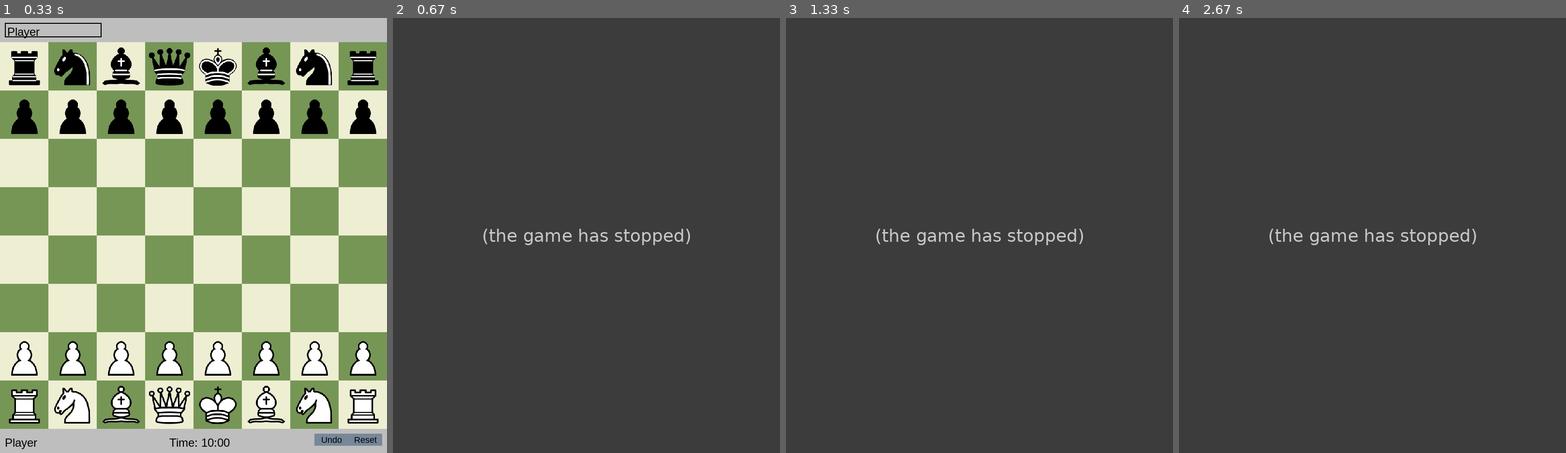
Above: before the commit, frames 1-4 (left to right).
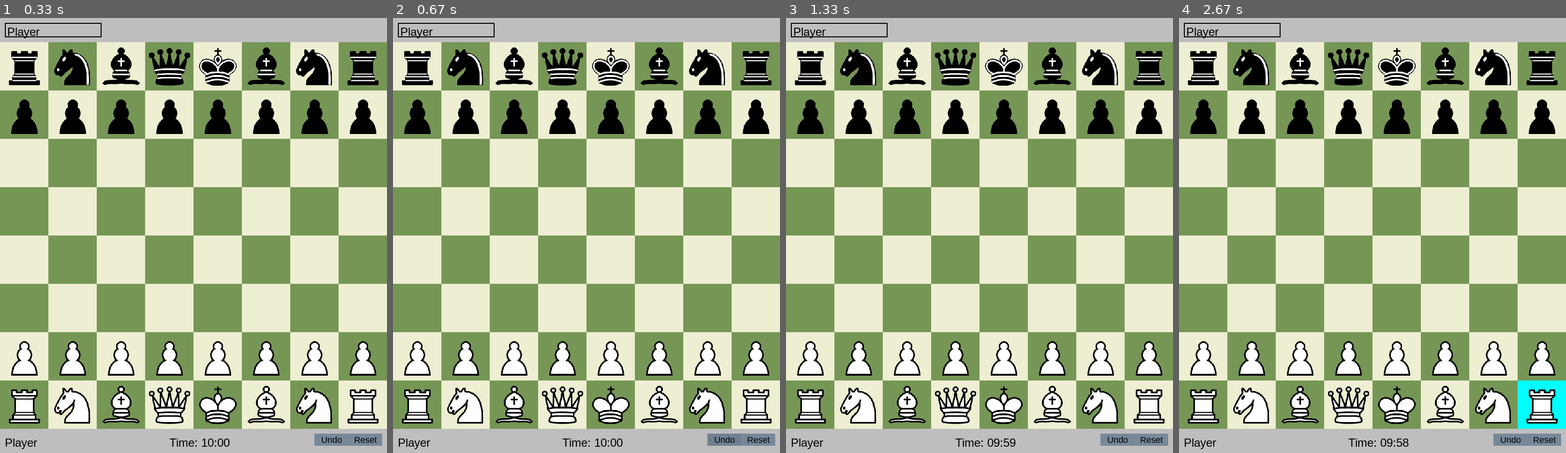
Above: after the commit, the same moments.

Repository: NicholasPaulick/Chess-COSC3100
Game: pygame game, started from main.py
Two runs of this game, one before a commit and one after it. Both use one fixed random seed, a clock stepped at 60 frames per second and the inputs below.
Inputs (mouse positions are in pixels of both pictures, inside the frame that each line leads up to):
- Up to frame 1 (0.33 s): no input
- Up to frame 2 (0.67 s): click "Undo" at 0.38 s
- Up to frame 3 (1.33 s): click (1018, 331) at 0.72 s; click (859, 170) at 1.05 s
- Up to frame 4 (2.67 s): click (1271, 74) at 1.38 s; click "Computer - Medium" at 1.72 s; click "Player" at 2.05 s; click (1519, 400) at 2.38 s

Frame 1 is identical in both runs. In frame 2, 100% of the frame differs, in the area x 0-100%, y 0-100%; in frame 3, 100%; in frame 4, 100%.
Error before the commit: TypeError: cannot unpack non-iterable NoneType object (game_manager.py line 175); the game stopped at 0.38 s (later frames are placeholders)

Commit message:
Updated piece handeling
Updated piece position storage
Updated evaluation function
Improved Negamax function
Removed redundant code

Diff:
--- a/chess_pieces.py
+++ b/chess_pieces.py
@@ -1,9 +1,8 @@
 import pygame
-
 
 class ChessPiece:
     def __init__(self, position, color):
-        self.position = position  # Position is now used for initial setup only
+        self.position = position
         self.color = color
         self.image = None
         self.size = 100  # Size for the pieces
@@ -13,32 +12,40 @@
             resized_image = pygame.transform.scale(self.image, (self.size, self.size))
             screen.blit(resized_image, (x, y + offset_y))  # Apply offset_y here
 
+    def move(self, new_position):
+        self.position = new_position
+
 
 class Pawn(ChessPiece):
     def __init__(self, position, color):
         super().__init__(position, color)
         self.image = pygame.image.load(f'images/{color}-pawn.png')
 
+
 class King(ChessPiece):
     def __init__(self, position, color):
         super().__init__(position, color)
         self.image = pygame.image.load(f'images/{color}-king.png')
+
 
 class Queen(ChessPiece):
     def __init__(self, position, color):
         super().__init__(position, color)
         self.image = pygame.image.load(f'images/{color}-queen.png')
 
+
 class Bishop(ChessPiece):
     def __init__(self, position, color):
         super().__init__(position, color)
         self.image = pygame.image.load(f'images/{color}-bishop.png')
+
 
 class Knight(ChessPiece):
     def __init__(self, position, color):
         super().__init__(position, color)
         self.image = pygame.image.load(f'images/{color}-knight.png')
 
+
 class Rook(ChessPiece):
     def __init__(self, position, color):
         super().__init__(position, color)
--- a/game_manager.py
+++ b/game_manager.py
@@ -1,7 +1,6 @@
 import pygame
 from chess_pieces import Pawn, King, Queen, Bishop, Knight, Rook
 from move_generator import MoveGenerator
-import random
 
 class GameManager:
     def __init__(self, chess_board):
@@ -18,8 +17,6 @@
         # Initialize the timer
         self.total_time = 600  # Total time for the game in seconds (e.g., 10 minutes)
         self.start_ticks = pygame.time.get_ticks()  # Starting tick for the timer
-
-        self.setup_board()
 
     def setup_board(self):
         # Place black pieces
@@ -115,7 +112,7 @@
         # Execute the move
         self.board[start_pos[0]][start_pos[1]] = None  # Clear the start position
         self.board[row][col] = moving_piece  # Place the piece at the new position
-        moving_piece.position = (row, col)  # Update the piece's position attribute
+        moving_piece.move((row, col))  # Update the piece's position using the move method
 
         # Handle special moves (e.g., capturing, en passant, promotion) here
         # Check for pawn promotion
@@ -167,7 +164,7 @@
 
 
     def undo_move(self):
-        if not self.move_history:
+        if self.move_history[len(self.move_history)-1] == None:
             # No moves to undo
             return False  # Indicate that no move was undone
 
@@ -190,46 +187,15 @@
         return True  # Indicate that a move was successfully undone
 
     def get_valid_moves(self, piece, last_move):
-        if isinstance(piece, Pawn):
-            moves = self.move_generator._pawn_moves(piece, last_move=(self.move_history[len(self.move_history)-1]))
-        elif isinstance(piece, Rook):
-            moves = self.move_generator._rook_moves(piece)
-        elif isinstance(piece, Knight):
-            moves = self.move_generator._knight_moves(piece)
-        elif isinstance(piece, Bishop):
-            moves = self.move_generator._bishop_moves(piece)
-        elif isinstance(piece, Queen):
-            moves = self.move_generator._queen_moves(piece)
-        elif isinstance(piece, King):
-            moves = self.move_generator._king_moves(piece)
-        else:
-            moves = []
+        moves = self.get_moves(piece, last_move)
         valid_moves = []
-        for each in moves:
-            original_pos = piece.position
-            self.execute_move(piece, each)
+        for move in moves:
+            self.move_piece(move[0], move[1], piece)
             if not self.is_check(piece.color):
-                valid_moves.append(each)
+                valid_moves.append(move)
             self.undo_move()
+        self.selected_piece = piece
         return valid_moves
-
-    def execute_move(self, piece, target_pos):
-        # Save the current state before making the move
-        original_pos = piece.position
-        # Update the board: Remove the piece from its original position
-        self.board[original_pos[0]][original_pos[1]] = None
-        # Capture any piece at the target position (if any)
-        captured_piece = self.board[target_pos[0]][target_pos[1]]
-        # Place the piece at the new position
-        self.board[target_pos[0]][target_pos[1]] = piece
-        # Update the piece's position
-        piece.position = target_pos
-        # Record the move (optional, for undo functionality or history)
-        self.move_history.append((piece, original_pos, target_pos, captured_piece, self.turn))
-
-        # Switch turns
-        self.turn = 'black' if self.turn == 'white' else 'white'
-        return captured_piece
 
     def is_check(self, color):
         """
@@ -241,7 +207,7 @@
 
         opponent_color = 'white' if color == 'black' else 'black'
         opponent_moves = self.get_all_possible_moves(opponent_color)
-        for _, move in opponent_moves:
+        for move in opponent_moves:
             if move == king_position:
                 return True
         return False
@@ -282,26 +248,15 @@
             for col in range(8):
                 piece = self.board[row][col]
                 if piece and piece.color == color:
-                    moves = self.get_moves(piece, None)  # Pass None for last_move
-                    for move in moves:
-                        all_moves.append((piece, move))
+                    moves = self.get_moves(piece, self.move_history[-1])
+                    all_moves.extend(moves)
         return all_moves
 
     def get_moves(self, piece, last_move):
         if isinstance(piece, Pawn):
-            return self.move_generator._pawn_moves(piece, last_move)
-        elif isinstance(piece, Rook):
-            return self.move_generator._rook_moves(piece)
-        elif isinstance(piece, Knight):
-            return self.move_generator._knight_moves(piece)
-        elif isinstance(piece, Bishop):
-            return self.move_generator._bishop_moves(piece)
-        elif isinstance(piece, Queen):
-            return self.move_generator._queen_moves(piece)
-        elif isinstance(piece, King):
-            return self.move_generator._king_moves(piece)
+            return self.move_generator.move_tables[type(piece)](piece, last_move)
         else:
-            return []
+            return self.move_generator.move_tables[type(piece)](piece)
 
     def evaluate_board(self):
         piece_values = {'Pawn': 1, 'Knight': 3, 'Bishop': 3, 'Rook': 5, 'Queen': 9, 'King': 0}
@@ -311,6 +266,15 @@
                 if piece is not None:
                     sign = 1 if piece.color == 'white' else -1
                     board_value += piece_values[type(piece).__name__] * sign
+        if (self.is_checkmate('black')):
+            board_value += 35
+        elif (self.is_checkmate('white')):
+            board_value -= 35
+        else:
+            if (self.is_check('black')):
+                board_value += 2
+            elif (self.is_check('white')):
+                board_value -= 2
         return board_value
 
     def promote_pawn(self, pawn, promotion_piece):
--- a/main.py
+++ b/main.py
@@ -69,12 +69,12 @@
             elif not dropdown.show_options:
                 adjusted_click_pos = (event.pos[0], event.pos[1])
                 game_manager.handle_board_click(adjusted_click_pos, offset_y=top_bar_height)
-    if game_manager.is_check('white'):
-        print("checked")
-    if (game_manager.is_checkmate('white')):
-        print("black mated white")
-    elif (game_manager.is_checkmate('black')):
-        print("white mated black")
+    #if game_manager.is_check('white'):
+    #    print("checked")
+    #if (game_manager.is_checkmate('white')):
+    #    print("black mated white")
+    #elif (game_manager.is_checkmate('black')):
+    #    print("white mated black")
 
     if game_manager.turn == 'black' and dropdown.selected_option.startswith("Computer"):
         # Call the negamax function to get the best move
@@ -84,7 +84,7 @@
         result = game_manager.move_generator.negamax(game_manager, depth, alpha, beta, -1)
         print(f"Selected {result}")
         if isinstance(result, tuple):
-            best_move, _ = result
+            _, best_move = result
             piece, target_pos = best_move
             game_manager.move_piece(target_pos[0], target_pos[1], piece)
 
--- a/move_generator.py
+++ b/move_generator.py
@@ -1,85 +1,50 @@
 from chess_pieces import Pawn, Rook, Knight, Bishop, Queen, King
 import math
-
+from collections import defaultdict
 
 class MoveGenerator:
     def __init__(self, board):
         self.board = board
-        self.killer_moves = [(None, None), (None, None)]
-        self.transposition_table = {}
+        self.move_tables = {
+            Pawn: self._pawn_moves,
+            Rook: self._rook_moves,
+            Knight: self._knight_moves,
+            Bishop: self._bishop_moves,
+            Queen: self._queen_moves,
+            King: self._king_moves,
+        }
 
     def negamax(self, game_manager, depth, alpha, beta, color):
-        # Check if the current position is in the transposition table
-        position_key = self.get_position_key(game_manager.board)
-        if position_key in self.transposition_table:
-            entry = self.transposition_table[position_key]
-            if entry['depth'] >= depth and entry['turn'] == game_manager.turn:
-                return entry['value']
-
-
-        if depth == 0:
-            return game_manager.evaluate_board()
-
-        all_possible_moves = []
-        for row in range(8):
-            for col in range(8):
-                piece = self.board[row][col]
-                if piece and piece.color == game_manager.turn:
-                    moves = game_manager.get_valid_moves(piece, None)
-                    for move in moves:
-                        all_possible_moves.append((piece, move))
+        # Check for game over conditions
+        if depth == 0 or game_manager.is_game_over():
+            evaluation = color * game_manager.evaluate_board()
+            return evaluation, None
+
+        text_color = 'black' if color == -1 else 'white'
+        all_possible_moves = self.get_all_possible_moves(game_manager, text_color)
 
         if not all_possible_moves:
-            return color * game_manager.evaluate_board()
-
-        # Order the moves based on the killer heuristic
-        all_possible_moves = self.order_moves(all_possible_moves, game_manager.turn)
+            evaluation = color * game_manager.evaluate_board()
+            return evaluation, None
 
         max_eval = float('-inf')
         best_move = None
         for move in all_possible_moves:
             piece, target_pos = move
-            original_pos = piece.position
-            game_manager.execute_move(piece, target_pos)
-            result = self.negamax(game_manager, depth - 1, -beta, -alpha, -color)
+            original_position = piece.position
+            game_manager.move_piece(target_pos[0], target_pos[1], piece)
+            eval, _ = self.negamax(game_manager, depth - 1, -beta, -alpha, -color)  # always return eval and move
             game_manager.undo_move()
-            if isinstance(result, tuple):
-                _, eval = result
-                eval = -eval
-            else:
-                eval = result
+            piece.move(original_position)  # Restore the piece's position
+            eval = -eval  # Negate eval since it's a minimizing move from the opponent's perspective
+
             if eval > max_eval:
                 max_eval = eval
                 best_move = move
-            alpha = max(alpha, eval)
-            if beta <= alpha:
-                break
-
-        self.transposition_table[position_key] = {
-            'value': (best_move, max_eval) if best_move else max_eval,
-            'depth': depth,
-            'turn': game_manager.turn
-        }
-        return (best_move, max_eval) if best_move else max_eval
-
-    def order_moves(self, moves, turn):
-        ordered_moves = []
-        for move in moves:
-            if move == self.killer_moves[0]:
-                ordered_moves.insert(0, move)
-            elif move == self.killer_moves[1]:
-                ordered_moves.insert(1, move)
-            else:
-                ordered_moves.append(move)
-        # Update the killer moves based on the current turn
-        self.killer_moves[1] = self.killer_moves[0]
-        self.killer_moves[0] = (None, None)
-        return ordered_moves
-
-    def get_position_key(self, board):
-        # Generate a unique key for the current position
-        key = ''.join(str(piece) for row in board for piece in row if piece)
-        return key
+                if max_eval >= beta:
+                    break
+            alpha = max(alpha, eval)  # Update alpha correctly based on negated evaluation
+        return (max_eval, best_move)
 
     def _pawn_moves(self, pawn, last_move):
         moves = []
@@ -116,30 +81,15 @@
                 return True
         return False
 
-
-
     def _rook_moves(self, rook):
         moves = []
         directions = [(0, 1), (1, 0), (0, -1), (-1, 0)]  # Right, Down, Left, Up
         row, col = rook.position
 
         for d in directions:
-            for i in range(1, 8):  # Maximum board size in one direction
-                new_row = row + d[0] * i
-                new_col = col + d[1] * i
-                if 0 <= new_row < 8 and 0 <= new_col < 8:  # Check if within board bounds
-                    if self.board[new_row][new_col] is None:  # Empty square
-                        moves.append((new_row, new_col))
-                    elif self.board[new_row][new_col].color != rook.color:  # Capture opponent's piece
-                        moves.append((new_row, new_col))
-                        break  # Can't move further in this direction
-                    else:
-                        break  # Blocked by a piece of the same color
-                else:
-                    break  # Off the board
-
-        return moves
-
+            self._get_sliding_moves(row, col, d, moves, rook.color)
+
+        return moves
 
     def _knight_moves(self, knight):
         moves = []
@@ -162,7 +112,6 @@
 
         return moves
 
-
     def _bishop_moves(self, bishop):
         moves = []
         # Diagonal movement directions: top-right, bottom-right, bottom-left, top-left
@@ -171,22 +120,7 @@
         row, col = bishop.position  # Assuming each piece has a 'position' attribute
 
         for d in directions:
-            for i in range(1, 8):  # The board is 8x8, so we limit the steps to 7 in any direction
-                new_row = row + d[0] * i
-                new_col = col + d[1] * i
-
-                # Check if new position is off the board
-                if not (0 <= new_row < 8 and 0 <= new_col < 8):
-                    break  # Break if moving off the board
-
-                target = self.board[new_row][new_col]
-                if target is None:
-                    moves.append((new_row, new_col))  # Empty square is a valid move
-                elif target.color != bishop.color:
-                    moves.append((new_row, new_col))  # Capture opponent's piece
-                    break  # Cannot move past this piece
-                else:
-                    break  # Blocked by a piece of the same color
+            self._get_sliding_moves(row, col, d, moves, bishop.color)
 
         return moves
 
@@ -195,26 +129,9 @@
         moves = []
         # Combine directions for rook and bishop
         directions = [(0, 1), (1, 0), (0, -1), (-1, 0), (1, 1), (1, -1), (-1, -1), (-1, 1)]
-
         row, col = queen.position  # Assuming each piece has a 'position' attribute
-
-        for d in directions:
-            for i in range(1, 8):
-                new_row = row + d[0] * i
-                new_col = col + d[1] * i
-
-                if 0 <= new_row < 8 and 0 <= new_col < 8:
-                    target = self.board[new_row][new_col]
-                    if target is None:
-                        moves.append((new_row, new_col))
-                    elif target.color != queen.color:
-                        moves.append((new_row, new_col))
-                        break
-                    else:
-                        break
-                else:
-                    break
-
+        for d in directions:
+            self._get_sliding_moves(row, col, d, moves, queen.color)
         return moves
 
 
@@ -244,3 +161,41 @@
         row, col = position
         piece = self.board[row][col]
         return piece is not None and piece.color != color
+
+    def _get_sliding_moves(self, row, col, direction, moves, color):
+        """
+        Helper function to get sliding moves for rooks, bishops, and queens.
+        """
+        dr, dc = direction
+        for i in range(1, 8):
+            new_row = row + dr * i
+            new_col = col + dc * i
+            if 0 <= new_row < 8 and 0 <= new_col < 8:
+                target = self.board[new_row][new_col]
+                if target is None:
+                    moves.append((new_row, new_col))
+                elif target.color != color:
+                    moves.append((new_row, new_col))
+                    break
+                else:
+                    break
+            else:
+                break
+
+    def get_all_possible_moves(self, game_manager, color):
+        all_moves = []
+        for row in range(8):
+            for col in range(8):
+                piece = self.board[row][col]
+                if piece and piece.color == color:
+                    moves = game_manager.get_moves(piece, game_manager.move_history[-1])
+                    valid_moves = []
+                    for move in moves:
+                        original_pos = piece.position
+                        game_manager.move_piece(move[0], move[1], piece)
+                        if not game_manager.is_check(piece.color):
+                            valid_moves.append((piece, move))
+                        game_manager.undo_move()
+                        piece.move(original_pos)  # Restore the piece's position
+                    all_moves.extend(valid_moves)
+        return all_moves
